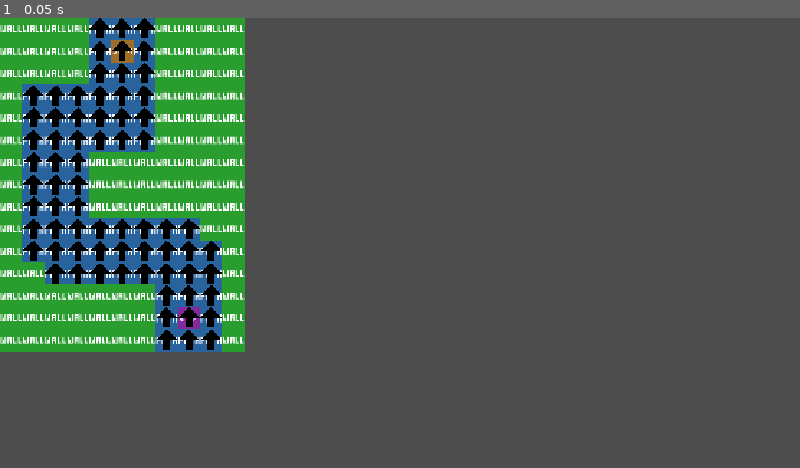
Above: before the commit, frame 1.
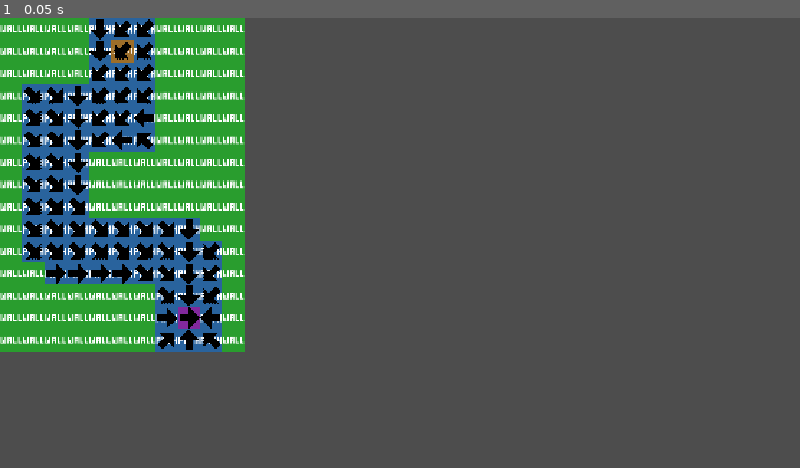
Above: after the commit, the same moment.

Repository: sammy-hutch/tower-defense-deckbuilder
Game: Godot game, scene res://scenes/map.tscn
The game is run twice, just before and just after one commit, with the same random seed, the same clock (stepped at 60 frames per second) and the same inputs. The project has no main scene, so this scene is started directly.
Inputs:
- Up to frame 1 (0.05 s): no input

The runs differ from the first frame. In frame 1, 2.3% of the frame differs, in the area x 2-28%, y 0-74%.

Commit message:
feat: pathfinding

Diff:
--- a/scripts/path.gd
+++ b/scripts/path.gd
@@ -5,10 +5,13 @@
 const path_cell_scene = preload("res://scenes/path_cell.tscn")
 
 var path_cells: Array = []
+var path_tiles: Array = []
+var flow_map: Array = []
 
 # Called when the node enters the scene tree for the first time.
 func _ready() -> void:
 	_build_path()
+	_find_shortest_routes()
 
 
 # Called every frame. 'delta' is the elapsed time since the previous frame.
@@ -18,9 +21,9 @@
 func _build_path():
 	var tile_set = tile_map_layer.tile_set
 	var tile_size: Vector2i = tile_set.tile_size
+	path_tiles.clear()
 
-	var path_tiles = []
-	for atlas_x_coord in [1,2,3]: # 1: regular path. 2: start. 3: end.
+	for atlas_x_coord in [1,2,3]: # 0: wall. 1: path. 2: start. 3: end.
 		var tile_array = tile_map_layer.get_used_cells_by_id(-1,Vector2i(atlas_x_coord,0),-1)
 		path_tiles.append_array(tile_array)
 
@@ -39,3 +42,72 @@
 
 	for cell in path_cells:
 		cell.setup()
+
+func _find_shortest_routes():
+	var end_tiles = tile_map_layer.get_used_cells_by_id(-1,Vector2i(3,0),-1)
+	var paths = []
+
+	for end_tile in end_tiles:
+		var discovered_new_tiles = true
+		var path = [{"tile":end_tile, "steps": 0, "prev_tile": end_tile}]
+		var searched_tiles = [end_tile]
+		var active_tiles = path
+
+		while discovered_new_tiles:
+			discovered_new_tiles = false
+			var next_active_tiles = []
+			for tile in active_tiles:
+				var current_step = tile["steps"] + 1
+				var coords = tile["tile"]
+				var possible_neighbours = [
+					Vector2i(coords.x, coords.y - 1),		# n
+					Vector2i(coords.x + 1, coords.y - 1),	# ne
+					Vector2i(coords.x + 1, coords.y),		# e
+					Vector2i(coords.x + 1, coords.y + 1),	# se
+					Vector2i(coords.x, coords.y + 1),		# s
+					Vector2i(coords.x - 1, coords.y + 1),	# sw
+					Vector2i(coords.x - 1, coords.y),		# w
+					Vector2i(coords.x - 1, coords.y - 1)	# nw
+					]
+
+				for neighbour in possible_neighbours:
+					if path_tiles.has(neighbour) and not searched_tiles.has(neighbour):
+						var tile_info = {
+							"tile": neighbour,
+							"steps": current_step,
+							"prev_tile": coords
+							}
+						path.append(tile_info)
+						next_active_tiles.append(tile_info)
+						searched_tiles.append(neighbour)
+						discovered_new_tiles = true
+
+			active_tiles = next_active_tiles
+
+		paths.append({"target": end_tile, "tiles": path})
+
+	flow_map.clear()
+	for path in paths:
+		for tile in path["tiles"]:
+			_update_flow_map(tile)
+
+	for cell_info in flow_map:
+		_update_path_cells(cell_info)
+
+
+func _update_flow_map(new_tile):
+	for i in range(flow_map.size()):
+		if flow_map[i]["tile"] == new_tile.tile:
+			if new_tile.steps < flow_map[i]["steps"]:
+				flow_map[i] = new_tile
+			return
+	flow_map.append(new_tile)
+
+func _update_path_cells(cell_info):
+	for cell in path_cells:
+		if cell.tile_pos == cell_info.tile:
+			var from = cell_info.tile
+			var to = cell_info.prev_tile
+			var vector = Vector2(to.x - from.x, to.y - from.y)
+			var angle = vector.angle() + (0.5 * PI)
+			cell.flow_direction = angle
--- a/scripts/path_cell.gd
+++ b/scripts/path_cell.gd
@@ -1,10 +1,13 @@
 extends Node2D
+
+@onready var sprite_2d: Sprite2D = $Sprite2D
 
 var tile_size: Vector2i = Vector2i(32,32)
 var tile_map_layer: TileMapLayer
 var neighbours: Array = []
 var path: Node2D
 var tile_pos: Vector2i
+var flow_direction = 0
 
 # Called when the node enters the scene tree for the first time.
 func _ready() -> void:
@@ -24,7 +27,7 @@
 
 # Called every frame. 'delta' is the elapsed time since the previous frame.
 func _process(delta: float) -> void:
-	pass
+	sprite_2d.rotation = flow_direction
 
 func _find_neighbours():
 	for cell in tile_map_layer.get_used_cells():
